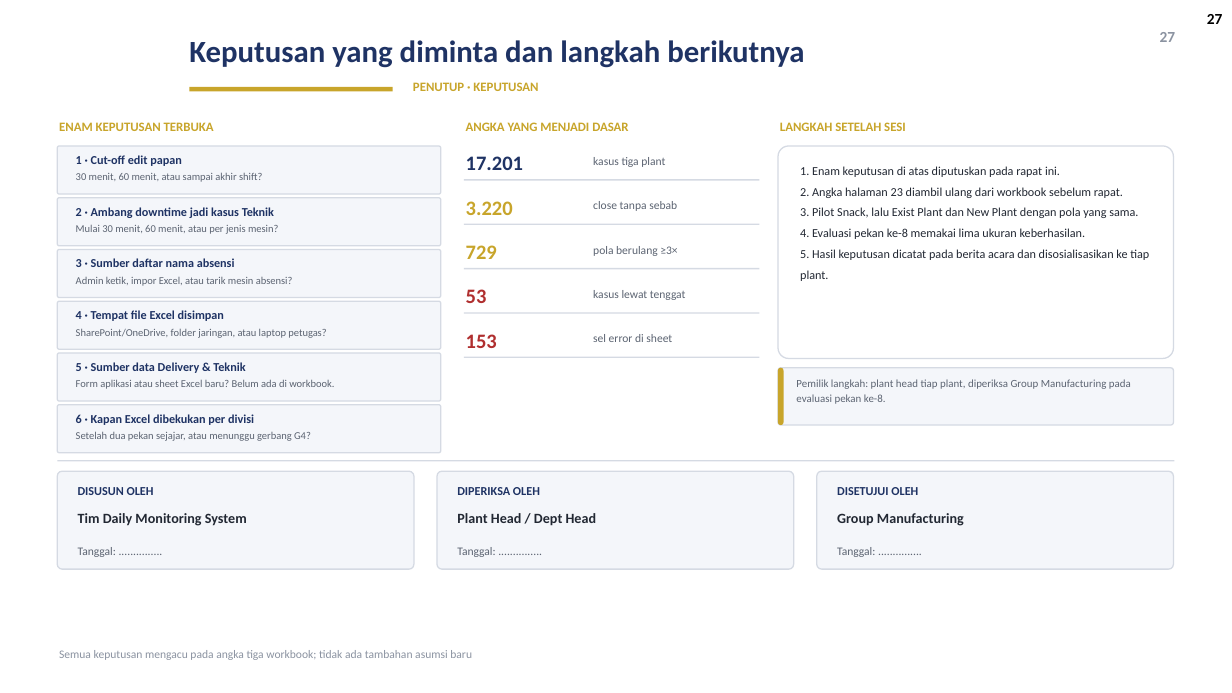
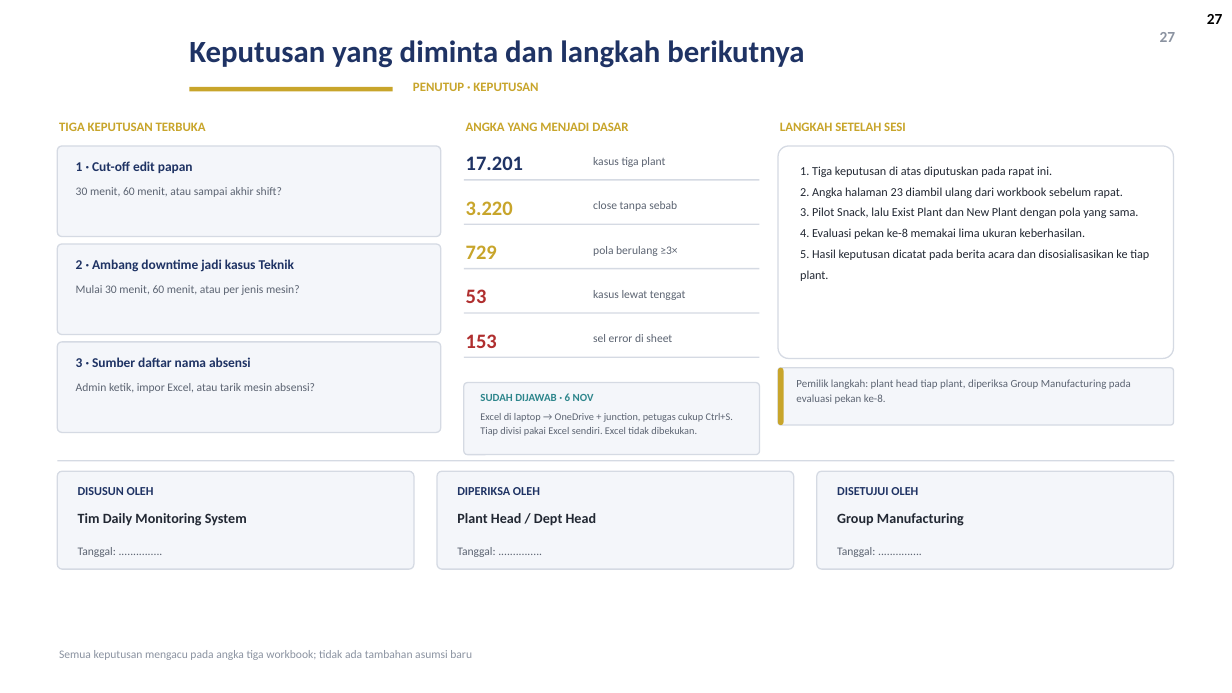
Before and after one commit to GalaxyDust/DailyMonitoringSystem_App, a slide deck: slide 27 of docs/laporan/DMS_Digitalisasi_v1.pptx. Drawn at 1232x693 pixels with LibreOffice and Linux fonts; fonts in the diff are those of the drawing; background and template pictures are left out. Boxes give left, top, right and bottom in pixels: in the first picture for what was removed or moved away, otherwise in the second. Text is boxed around its words. In the diff, an @@ line names an element or a change of style, - is before the commit and + after.

```diff
--- a/docs/laporan/DMS_Digitalisasi_v1.pptx
+++ b/docs/laporan/DMS_Digitalisasi_v1.pptx
@@ proportions changed in 3 elements at <box>57,342,441,433</box>, <box>57,244,441,335</box>, <box>57,146,441,237</box> @@
@@ rounded rectangle: place and size @@
-rounded rectangle at <box>57,146,441,194</box>
+rounded rectangle at <box>57,146,441,237</box>
@@ text at <box>59,122,206,131</box>: text changed @@
-ENAM KEPUTUSAN TERBUKA
+TIGA KEPUTUSAN TERBUKA
@@ text at <box>800,166,1052,177</box>: text changed @@
-1. Enam keputusan di atas diputuskan pada rapat ini.
+1. Tiga keputusan di atas diputuskan pada rapat ini.
@@ rounded rectangle removed at <box>57,198,441,246</box> @@
@@ text "30 menit, 60 menit, atau ...": place and size @@
-text "30 menit, 60 menit, atau ..." at <box>76,173,262,182</box>
+text "30 menit, 60 menit, atau ..." at <box>76,187,282,197</box>
@@ rounded rectangle: place and size @@
-rounded rectangle at <box>57,250,441,298</box>
+rounded rectangle at <box>57,244,441,335</box>
@@ text "2 · Ambang downtime jadi ...": place and size @@
-text "2 · Ambang downtime jadi ..." at <box>76,207,274,218</box>
+text "2 · Ambang downtime jadi ..." at <box>76,259,295,272</box>
@@ text "Mulai 30 menit, 60 menit, ...": place and size @@
-text "Mulai 30 menit, 60 menit, ..." at <box>76,225,278,234</box>
+text "Mulai 30 menit, 60 menit, ..." at <box>76,285,300,295</box>
@@ rounded rectangle removed at <box>57,301,441,349</box> @@
@@ text removed at <box>76,310,224,321</box> @@
-4 · Tempat file Excel disimpan
@@ text removed at <box>76,329,326,338</box> @@
-SharePoint/OneDrive, folder jaringan, atau laptop petugas?
@@ rounded rectangle: place and size @@
-rounded rectangle at <box>57,353,441,401</box>
+rounded rectangle at <box>57,342,441,433</box>
@@ size 9.5 to 10.5 pt in 3 elements at <box>76,161,193,173</box>, <box>76,259,295,272</box>, <box>76,357,251,367</box> @@
@@ text "3 · Sumber daftar nama ...": place and size @@
-text "3 · Sumber daftar nama ..." at <box>76,258,235,267</box>
+text "3 · Sumber daftar nama ..." at <box>76,357,251,367</box>
@@ size 8.2 to 9 pt; line spacing 1.1 to 1.2 in 3 elements at <box>76,187,282,197</box>, <box>76,285,300,295</box>, <box>76,383,315,393</box> @@
@@ text "Admin ketik, impor Excel, atau ...": place and size @@
-text "Admin ketik, impor Excel, atau ..." at <box>76,277,293,286</box>
+text "Admin ketik, impor Excel, atau ..." at <box>76,383,315,393</box>
@@ text removed at <box>76,362,245,373</box> @@
-5 · Sumber data Delivery & Teknik
@@ text removed at <box>76,380,334,389</box> @@
-Form aplikasi atau sheet Excel baru? Belum ada di workbook.
@@ rounded rectangle added at <box>464,383,760,455</box>, fill #F4F6FA, outline #D5DAE3 1 pt @@
@@ rounded rectangle removed at <box>57,405,441,453</box> @@
@@ text removed at <box>76,414,254,425</box> @@
-6 · Kapan Excel dibekukan per divisi
@@ text added at <box>480,393,594,401</box>, 8.5 pt, text #2E868C, bold @@
+SUDAH DIJAWAB · 6 NOV
@@ text added at <box>480,413,733,436</box>, 8 pt, text #5C6472 @@
+Excel di laptop → OneDrive + junction, petugas cukup Ctrl+S. Tiap divisi pakai Excel sendiri. Excel tidak dibekukan.
@@ text removed at <box>76,432,311,441</box> @@
-Setelah dua pekan sejajar, atau menunggu gerbang G4?
```
Also in this commit, not shown: 2 other slides changed, 10 other files.
